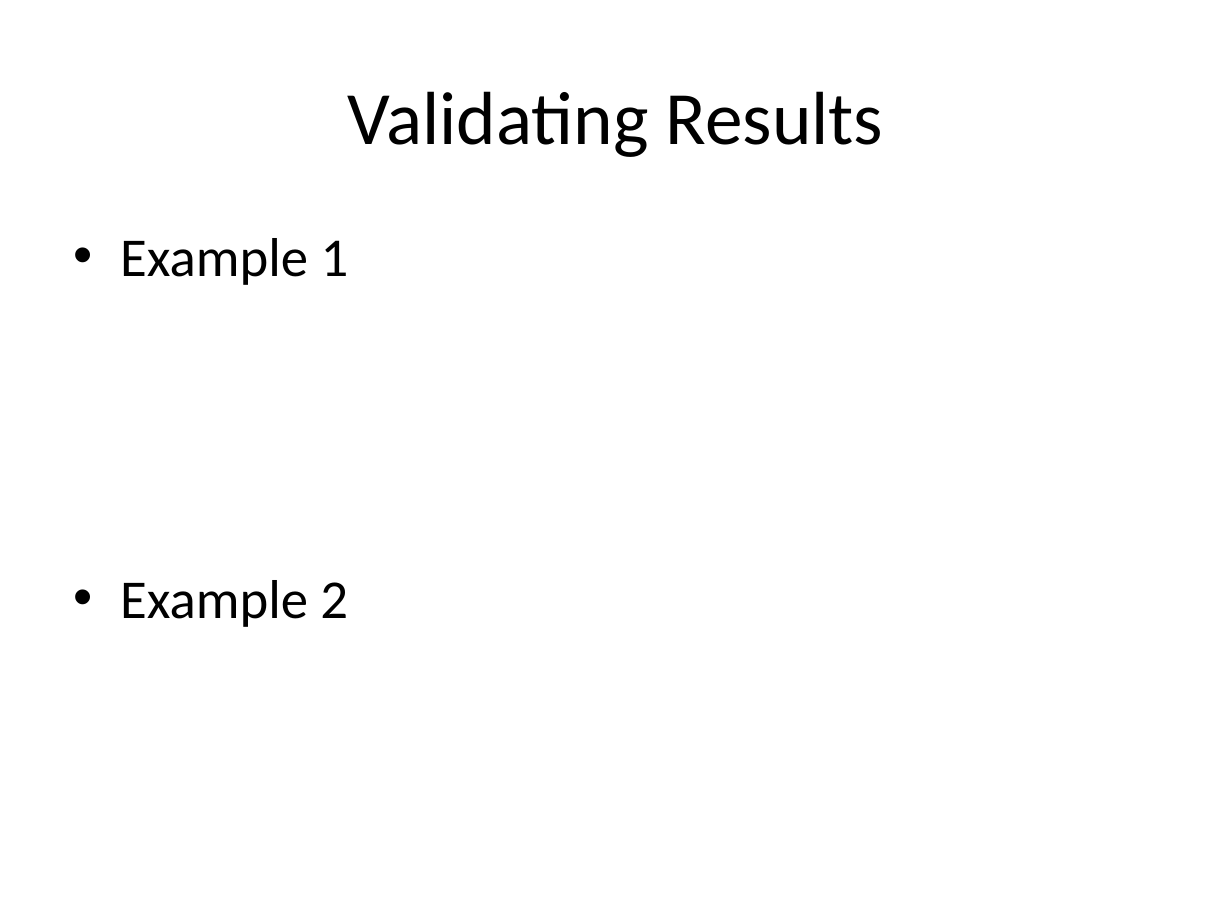
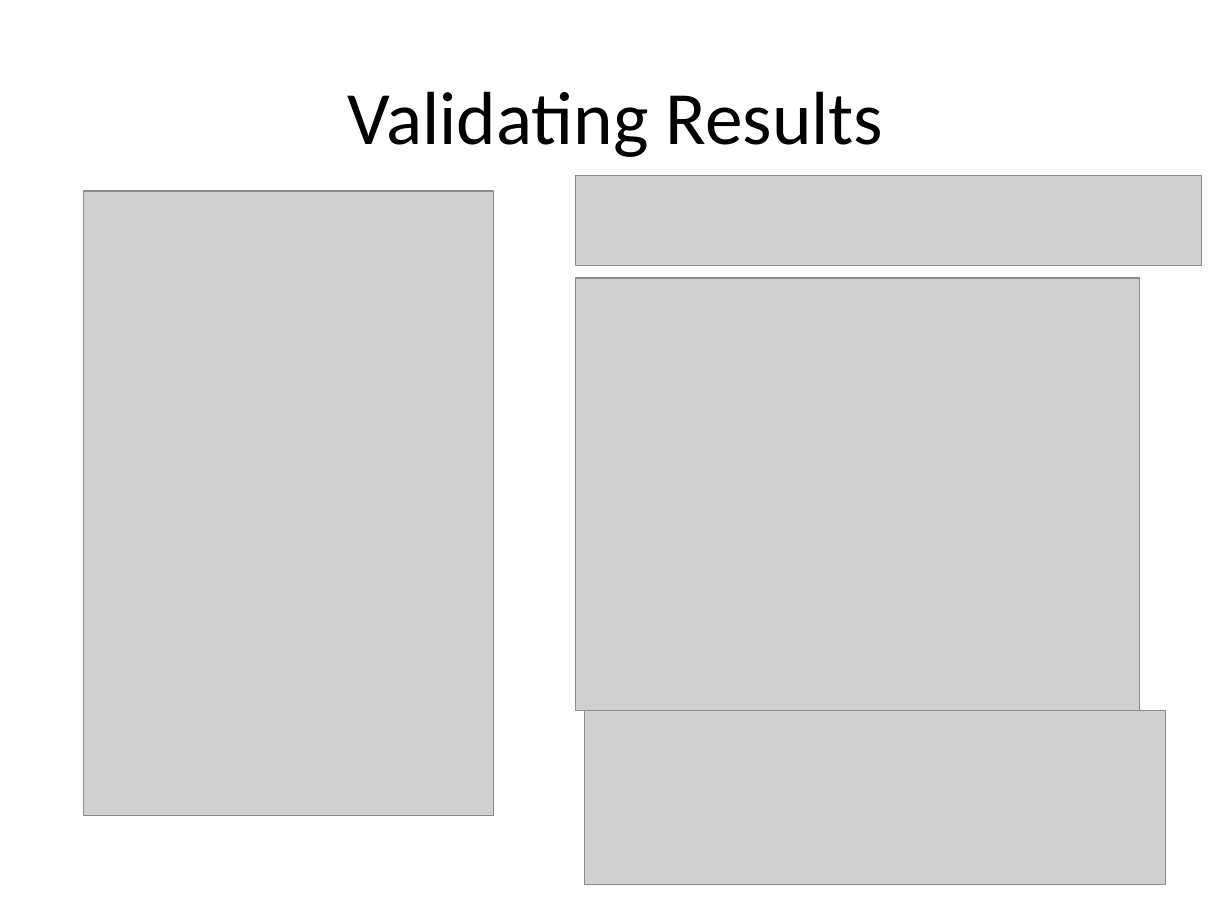
Before and after one commit to susiexsun/capstone_project, a slide deck: slide 8 of capstone_presentation.pptx. Drawn at 1232x924 pixels with LibreOffice and Linux fonts; fonts in the diff are those of the drawing; grey boxes stand for pictures. Boxes give left, top, right and bottom in pixels: in the first picture for what was removed or moved away, otherwise in the second. Text is boxed around its words. In the diff, an @@ line names an element or a change of style, - is before the commit and + after.

```diff
--- a/capstone_presentation.pptx
+++ b/capstone_presentation.pptx
@@ picture added at <box>575,176,1201,266</box> @@
@@ picture added at <box>84,191,494,816</box> @@
@@ text removed at <box>120,238,349,285</box> @@
-• Example 1
@@ picture added at <box>575,278,1140,711</box> @@
@@ text removed at <box>120,580,348,627</box> @@
-• Example 2
@@ picture added at <box>584,711,1165,885</box> @@
```
Also in this commit, not shown: 4 other slides changed, 1 slide added, 9 other files.
